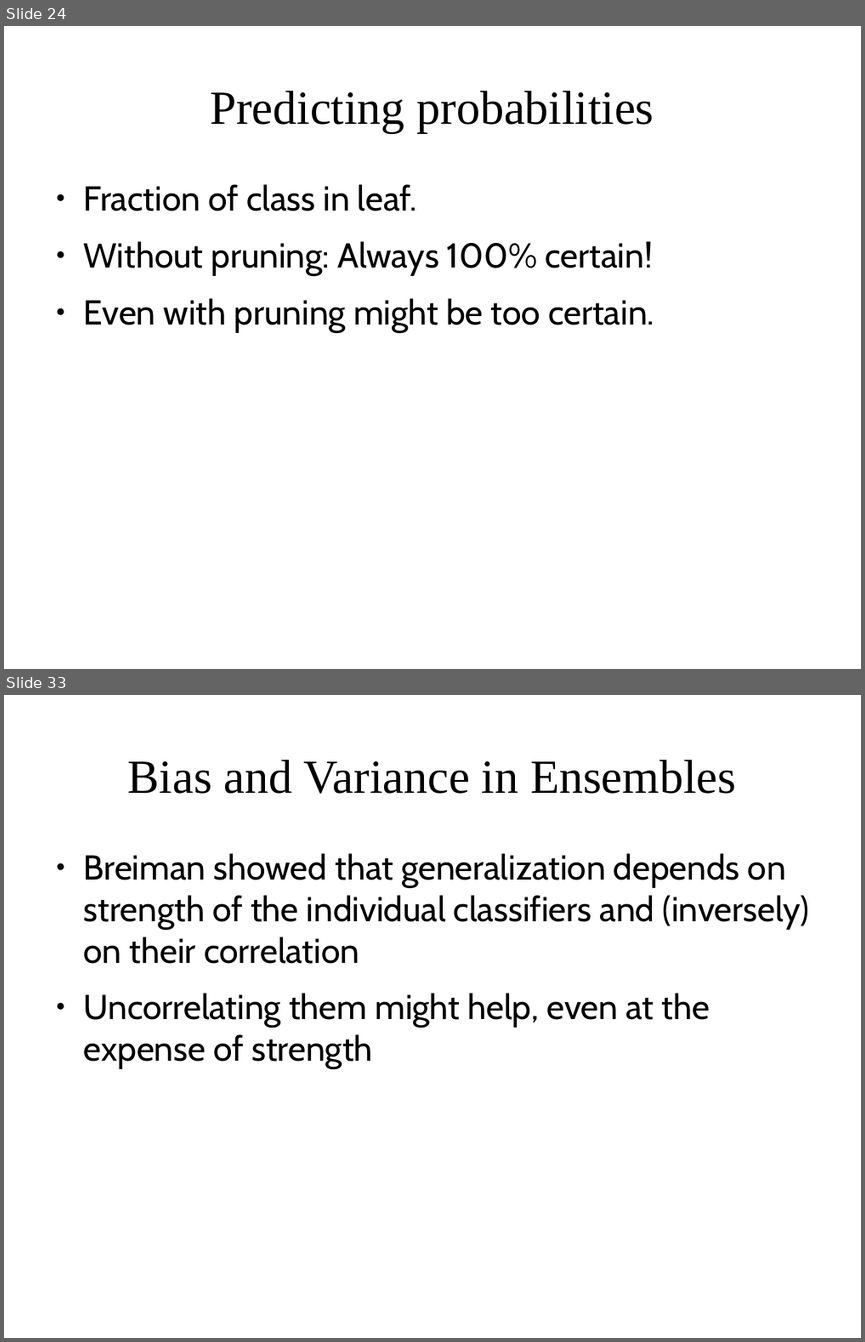
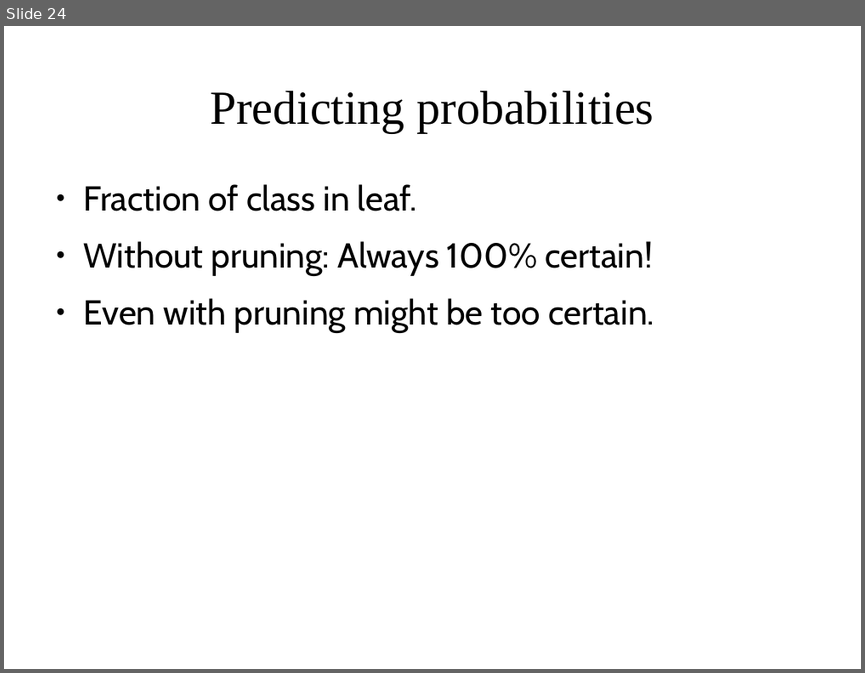
Before and after one commit to DS-BootCamp-DSI-Columbia/AY2017-2018-Winter-Collaboratory, a slide deck: Bootcamp-materials/slides/day3-trees-and-forests.odp. Shown one above the other, each under a label of ours: slides 24 and 33 before the commit, slide 24 after it; the slides between them are not shown. The pictures are 865x1342 and 865x673 pixels, drawn with LibreOffice and Linux fonts; fonts in the diff are those of the drawing. Boxes give left, top, right and bottom in pixels: in the first picture for what was removed or moved away, otherwise in the second. Text is boxed around its words. In the diff, an @@ line names an element or a change of style, - is before the commit and + after.

```diff
--- a/Bootcamp-materials/slides/day3-trees-and-forests.odp
+++ b/Bootcamp-materials/slides/day3-trees-and-forests.odp
@@ slide 33 removed at (4, 695, 861, 1338), background #FFFFFF @@
@@ title removed at (128, 760, 736, 794) @@
-Bias and Variance in Ensembles
@@ text removed at (84, 853, 809, 1068) @@
-● Breiman showed that generalization depends on strength of the individual classifiers and (inversely) on their correlation
-● Uncorrelating them might help, even at the expense of strength
```
Also in this commit, not shown: 2 slides changed, 11 other slides removed, 2 other files.
